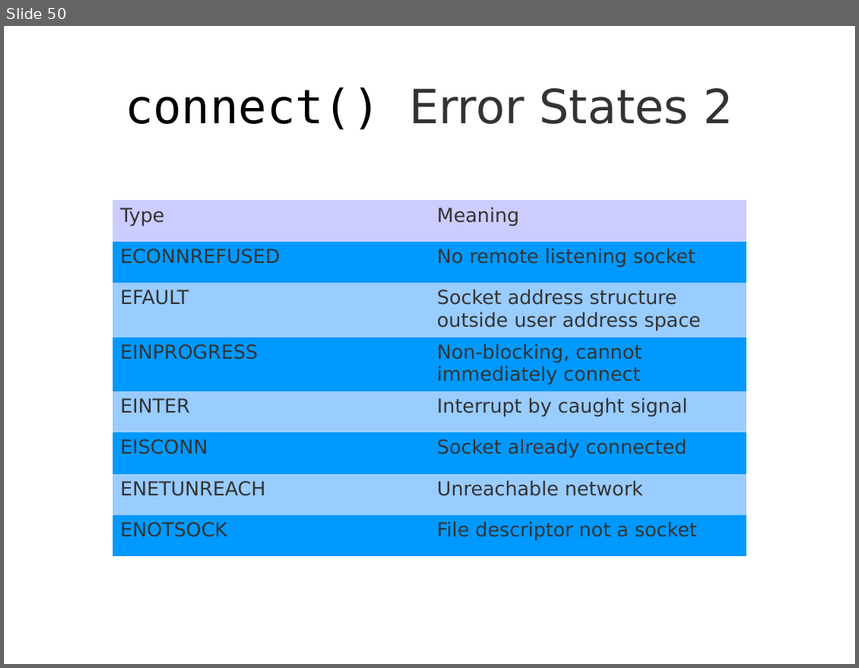
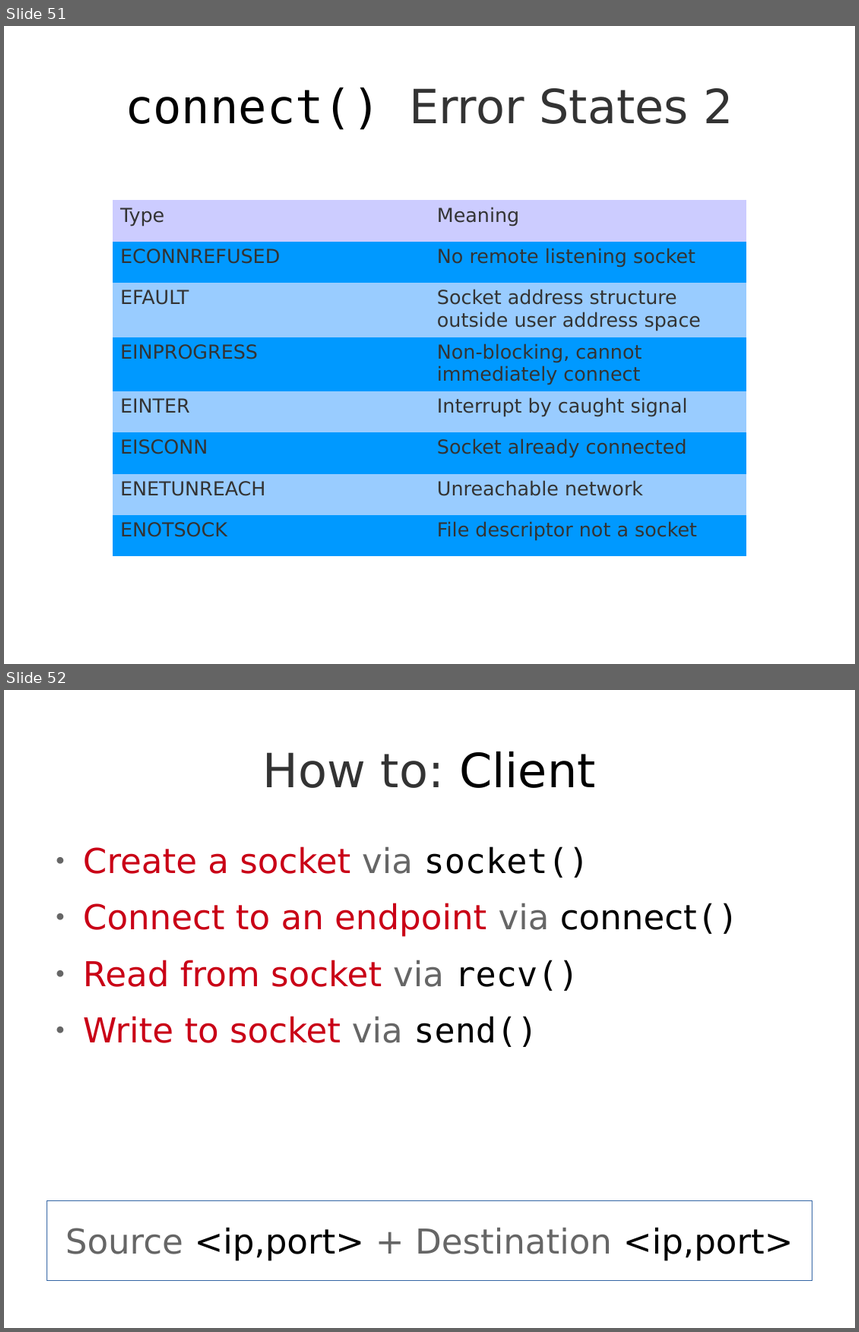
Before and after one commit to Jarvishappy/15-441-Recitation-Sessions, a slide deck: sockets/src/sockets.odp. Shown one above the other, each under a label of ours: slide 50 before the commit, slides 51 and 52 after it. The pictures are 859x668 and 859x1332 pixels, drawn with LibreOffice and Linux fonts; fonts in the diff are those of the drawing. Boxes give left, top, right and bottom in pixels: in the first picture for what was removed or moved away, otherwise in the second. Text is boxed around its words. In the diff, an @@ line names an element or a change of style, - is before the commit and + after.

Commit message:
Tweaks to sockets recitation

```diff
--- a/sockets/src/sockets.odp
+++ b/sockets/src/sockets.odp
@@ slide 52 added at (4, 690, 855, 1328), background #FFFFFF @@
@@ title added at (263, 751, 596, 788), 44 pt, text #333333 @@
+How to: Client
@@ text added at (83, 847, 739, 1047), 32 pt, text #C90016 @@
+● Create a socket via socket()
+● Connect to an endpoint via connect()
+● Read from socket via recv()
+● Write to socket via send()
@@ text added at (47, 1201, 813, 1281), outline #3465A4 0 pt, 32 pt, text #666666 @@
+Source <ip,port> + Destination <ip,port>
@@ what was slide 50 is now slide 51 @@
```
Also in this commit, not shown: 1 other slide added.
